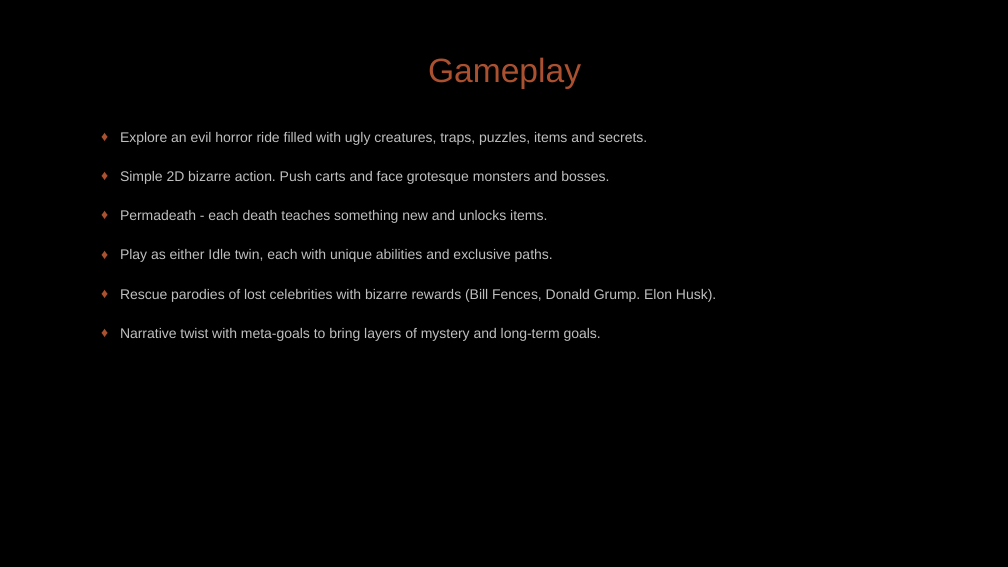
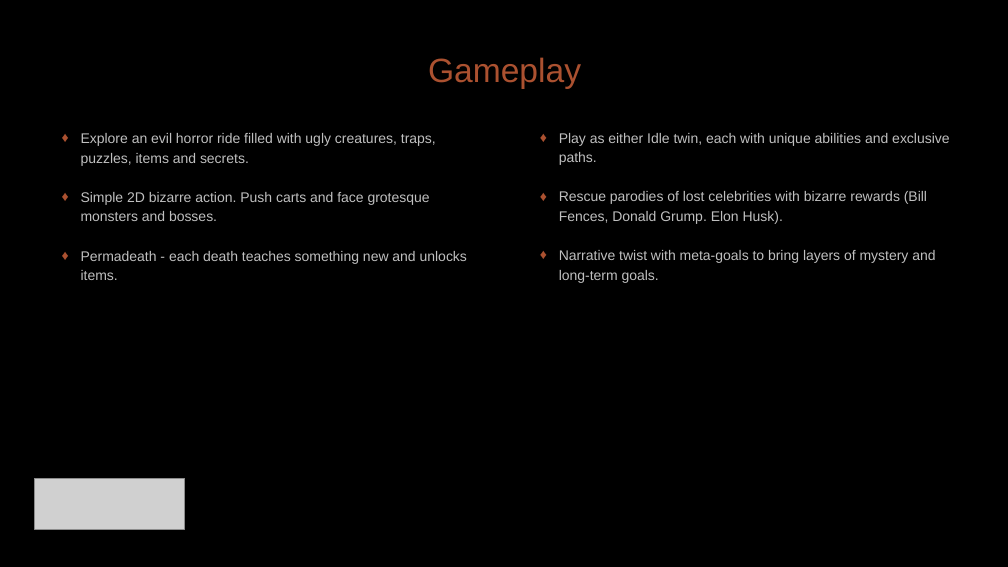
Before and after one commit to diegohcanepa/Remizione, a slide deck: slide 4 of Pitch Deck.pptx. Drawn at 1008x567 pixels with LibreOffice and Linux fonts; fonts in the diff are those of the drawing; grey boxes stand for pictures; background and template pictures are left out. Boxes give left, top, right and bottom in pixels: in the first picture for what was removed or moved away, otherwise in the second. Text is boxed around its words. In the diff, an @@ line names an element or a change of style, - is before the commit and + after.

```diff
--- a/Pitch Deck.pptx
+++ b/Pitch Deck.pptx
@@ subtitle "Explore an evil horror ride ...": place and size @@
-subtitle "Explore an evil horror ride ..." at box(120, 132, 716, 341)
+subtitle "Explore an evil horror ride ..." at box(81, 133, 467, 280)
@@ text added at box(559, 133, 949, 283), 10 pt, text #BFBFBF @@
+♦ Play as either Idle twin, each with unique abilities and exclusive paths.
+♦ Rescue parodies of lost celebrities with bizarre rewards (Bill Fences, Donald Grump. Elon Husk).
+♦ Narrative twist with meta-goals to bring layers of mystery and long-term goals.
@@ subtitle at box(120, 249, 716, 341): paragraphs removed @@
-♦ Play as either Idle twin, each with unique abilities and exclusive paths.
-♦ Rescue parodies of lost celebrities with bizarre rewards (Bill Fences, Donald Grump. Elon Husk).
-♦ Narrative twist with meta-goals to bring layers of mystery and long-term goals.
@@ picture added at box(34, 479, 184, 529) @@
```
Also in this commit, not shown: 11 other slides changed, 1 slide added.
